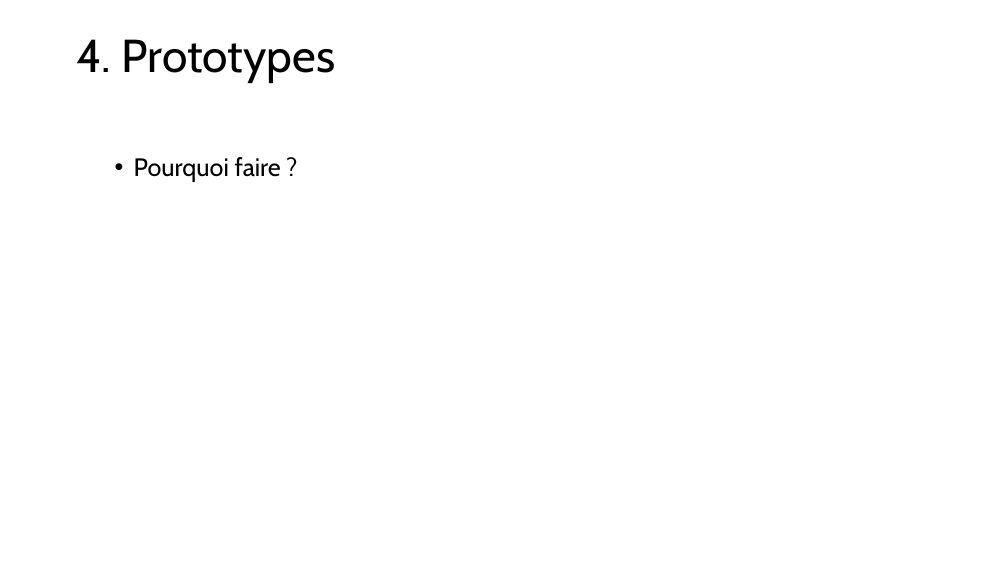
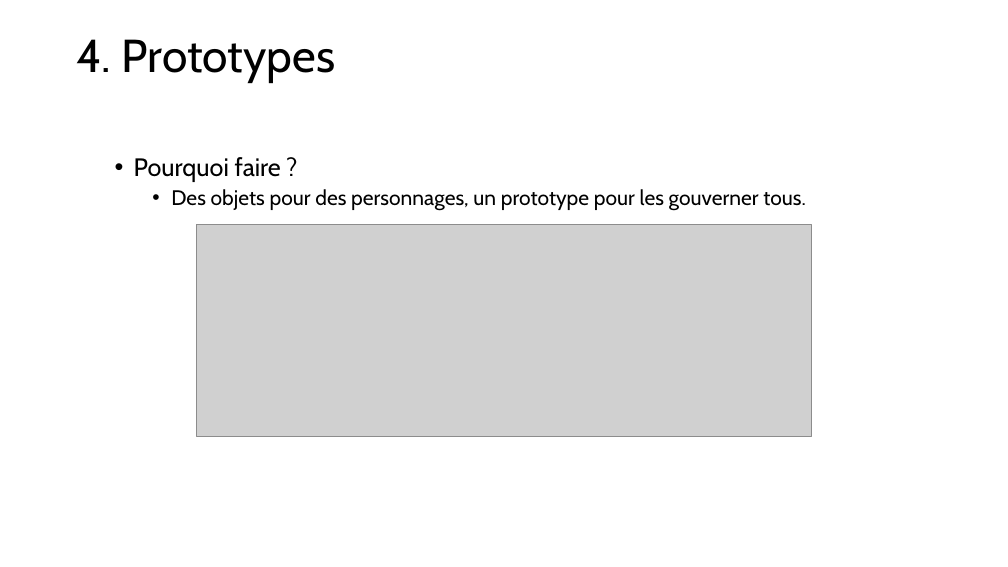
Before and after one commit to LJKhnor/chapitre-6, a slide deck: slide 32 of Chapitre 6.pptx (slide 25 before the commit). Drawn at 1008x567 pixels with LibreOffice and Linux fonts; fonts in the diff are those of the drawing; grey boxes stand for pictures. Boxes give left, top, right and bottom in pixels: in the first picture for what was removed or moved away, otherwise in the second. Text is boxed around its words. In the diff, an @@ line names an element or a change of style, - is before the commit and + after.

```diff
--- a/Chapitre 6.pptx
+++ b/Chapitre 6.pptx
@@ text at [171,189,806,211]: paragraph added @@
+    • Des objets pour des personnages, un prototype pour les gouverner tous.
@@ picture added at [197,225,811,436] @@
```
Also in this commit, not shown: 20 other slides changed, 8 slides added, 1 slide removed.
